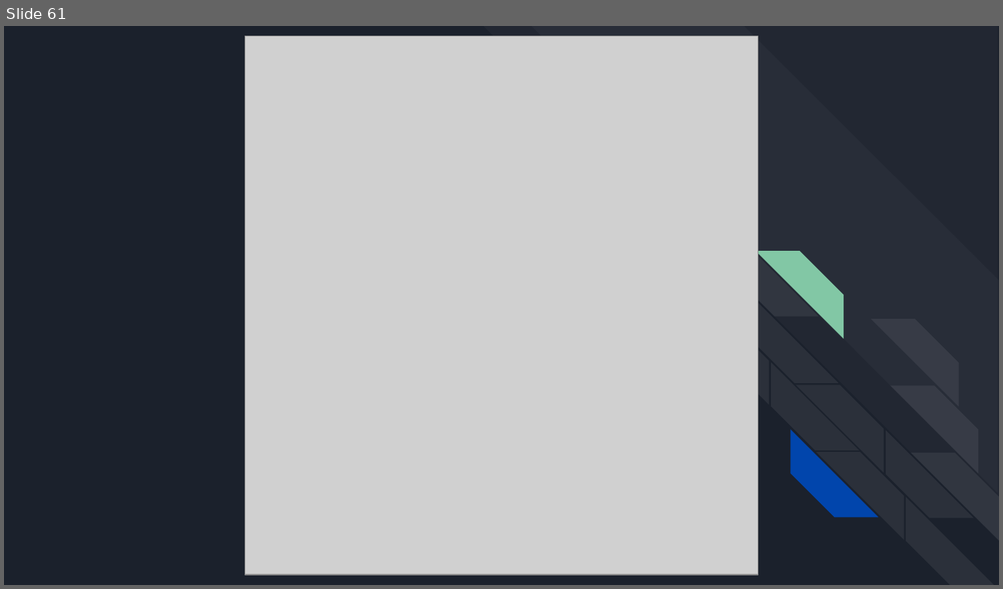
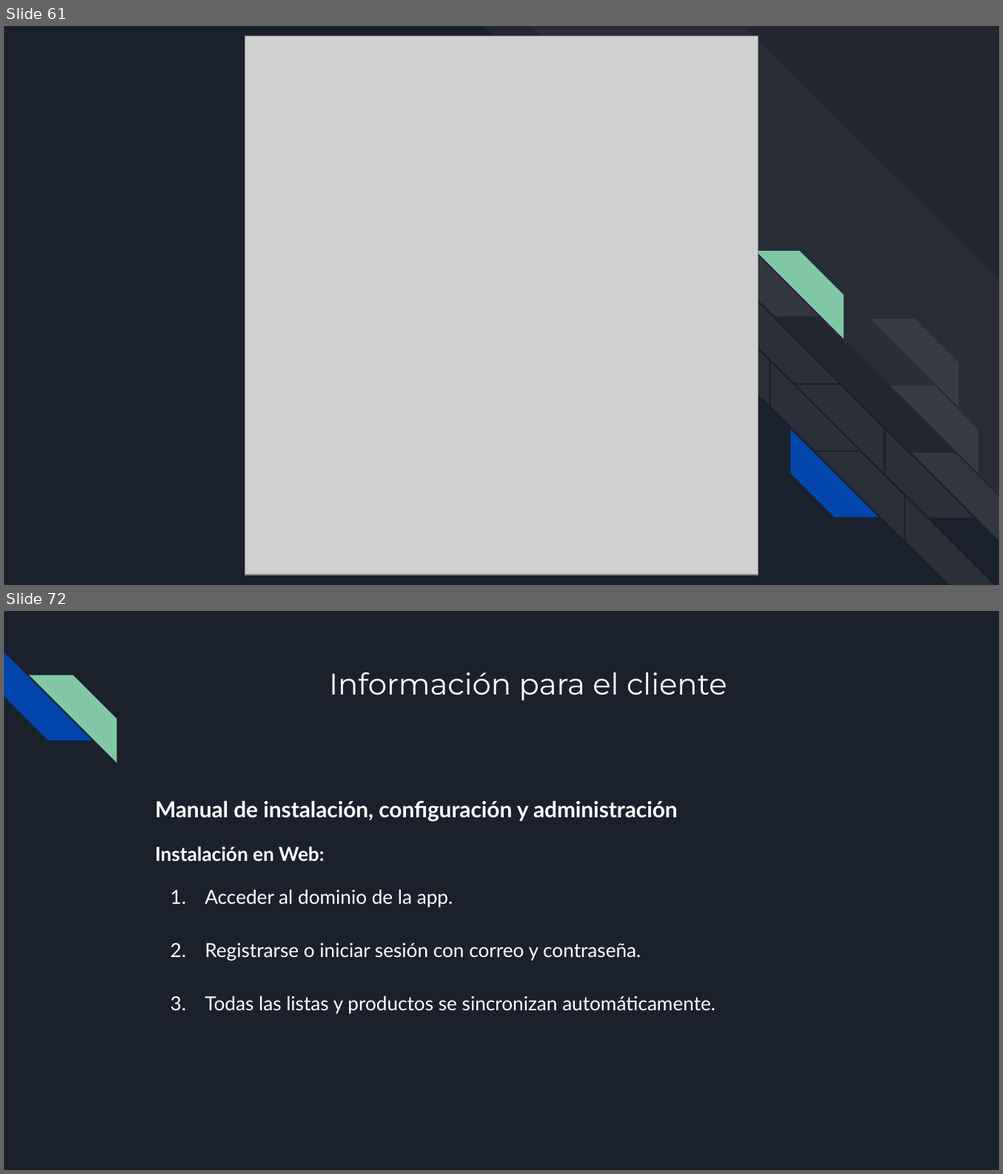
Before and after one commit to Antoniocorser/TFG-Antonio-Cordero, a slide deck: BuyNote.pptx. Shown one above the other, each under a label of ours: slide 61 before the commit, slides 61 and 72 after it; the slides between them are not shown. The pictures are 1003x589 and 1003x1174 pixels, drawn with LibreOffice and Linux fonts; fonts in the diff are those of the drawing; grey boxes stand for pictures. Boxes give left, top, right and bottom in pixels: in the first picture for what was removed or moved away, otherwise in the second. Text is boxed around its words. In the diff, an @@ line names an element or a change of style, - is before the commit and + after.

```diff
--- a/BuyNote.pptx
+++ b/BuyNote.pptx
@@ slide 72 added at (4, 611, 999, 1170), background #1B212C @@
@@ diag stripe added at (4, 652, 91, 741), fill #0145AC @@
@@ diag stripe added at (29, 675, 116, 762), fill #82C7A5 @@
@@ title added at (329, 672, 727, 701), 21.6 pt, text #FFFFFF @@
+Información para el cliente
@@ text added at (155, 800, 715, 1014), 14 pt, text #FFFFFF @@
+Manual de instalación, configuración y administración
+Instalación en Web:
+1. Acceder al dominio de la app.
+2. Registrarse o iniciar sesión con correo y contraseña.
+3. Todas las listas y productos se sincronizan automáticamente.
```
Also in this commit, not shown: 3 slides changed, 15 other slides added, 1 other file.
